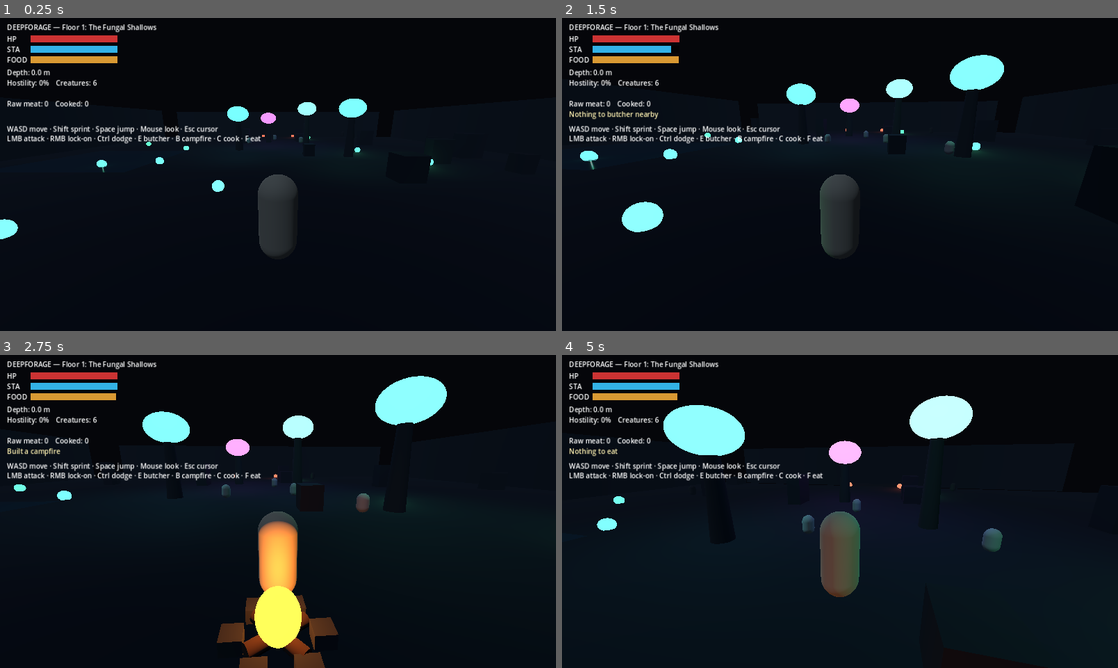
Above: before the commit, frames 1-4 (two rows, left to right).
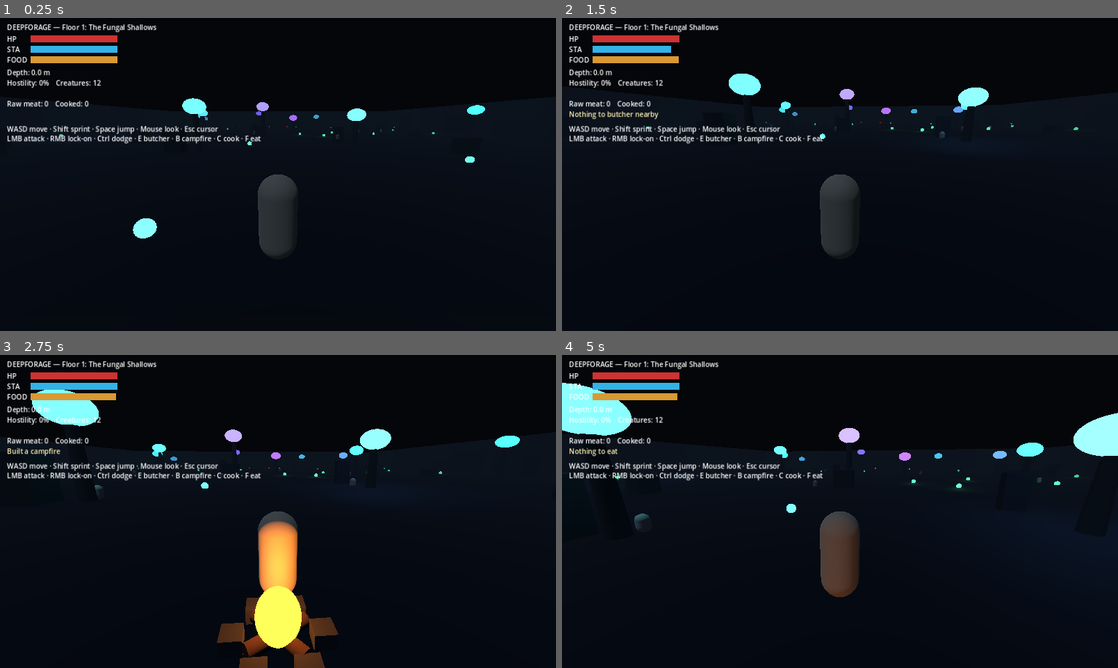
Above: after the commit, the same moments.

Repository: damienlangton70-hash/Ecosystem_dungeon
Game: Godot game, scene res://src/game/Main.tscn
Two runs of this game, one before a commit and one after it. Both use one fixed random seed, a clock stepped at 60 frames per second and the inputs below.
Inputs (mouse positions are in pixels of both pictures, inside the frame that each line leads up to):
- Up to frame 1 (0.25 s): no input
- Up to frame 2 (1.5 s): tap Enter at 0.5 s; move the mouse to (867, 174) at 0.52 s; hold W from 0.53 s (still down); tap Ctrl at 0.6 s; click (867, 174) at 0.67 s; tap Space at 0.77 s; move the mouse to (812, 174) at 1.27 s; tap E at 1.35 s
- Up to frame 3 (2.75 s): keep holding W; tap Space at 1.52 s; move the mouse to (289, 505) at 2.02 s; tap B at 2.1 s
- Up to frame 4 (5 s): keep holding W; move the mouse to (834, 517) at 2.77 s; tap C at 2.85 s; click (834, 517) at 2.92 s; tap Space at 3.02, 3.77, 4.52 s; move the mouse to (878, 514) at 3.52 s; tap F at 3.6 s; move the mouse to (795, 508) at 4.27 s; tap Shift at 4.35 s

The runs differ from the first frame. In frame 1, 1.7% of the frame differs, in the area x 0-88%, y 19-71%; in frame 2, 3.3%; in frame 3, 4.7%; in frame 4, 7.8%, in the area x 0-100%, y 8-77%.

Commit message:
world: enlarge Floor 1 to a ~160x150 cavern; spread grove/pools/ridge; more creatures

Diff:
--- a/src/game/Main.gd
+++ b/src/game/Main.gd
@@ -171,49 +171,74 @@
 func _build_floor1() -> void:
     var rng := RandomNumberGenerator.new()
     rng.randomize()
-    # Main floor (top surface at y=0, spans z -24..36).
-    _add_box(Vector3(0, -0.5, 6), Vector3(64, 1, 60), Color(0.13, 0.13, 0.15))
-    # Perimeter walls.
-    _add_box(Vector3(0, 3, -34), Vector3(64, 8, 1), Color(0.10, 0.10, 0.12))
-    _add_box(Vector3(0, 3, 36), Vector3(64, 8, 1), Color(0.10, 0.10, 0.12))
-    _add_box(Vector3(-32, 3, 6), Vector3(1, 8, 60), Color(0.10, 0.10, 0.12))
-    _add_box(Vector3(32, 3, 6), Vector3(1, 8, 60), Color(0.10, 0.10, 0.12))
+    # Large main cavern floor. Top surface at y=0, spans x[-80,80], z[-60,90].
+    _add_box(Vector3(0, -0.5, 15), Vector3(160, 1, 150), Color(0.13, 0.13, 0.15))
+    # Perimeter walls (tall, to read as a cavern).
+    _add_box(Vector3(0, 5, 90), Vector3(160, 12, 1), Color(0.10, 0.10, 0.12))     # front
+    _add_box(Vector3(0, 5, -74), Vector3(160, 12, 1), Color(0.10, 0.10, 0.12))    # back (behind descent)
+    _add_box(Vector3(-80, 5, 8), Vector3(1, 12, 164), Color(0.10, 0.10, 0.12))    # left
+    _add_box(Vector3(80, 5, 8), Vector3(1, 12, 164), Color(0.10, 0.10, 0.12))     # right
     # Entrance lip near spawn.
-    _add_box(Vector3(0, 0.6, 33), Vector3(12, 1.2, 2), Color(0.16, 0.15, 0.15))
-    # Fungal grove.
-    _add_glowcap(Vector3(-6, 0, 2), 5.0, Color(0.25, 0.75, 0.85))
-    _add_glowcap(Vector3(5, 0, -3), 6.0, Color(0.35, 0.55, 0.95))
-    _add_glowcap(Vector3(-2, 0, -10), 4.5, Color(0.55, 0.35, 0.90))
-    _add_glowcap(Vector3(9, 0, 8), 5.5, Color(0.25, 0.80, 0.70))
-    # Water pool (west).
-    _add_water(Vector3(-20, 0.08, 10), Vector2(13, 13))
-    # Cover rocks.
-    for i in range(12):
-        var px := rng.randf_range(-28, 28)
-        var pz := rng.randf_range(-22, 30)
-        var h := rng.randf_range(1.2, 3.0)
-        _add_box(Vector3(px, h * 0.5, pz), Vector3(rng.randf_range(1.0, 2.5), h, rng.randf_range(1.0, 2.5)), Color(0.14, 0.13, 0.14))
-    # Glow fungus scatter.
-    for i in range(10):
-        _add_glow_spot(Vector3(rng.randf_range(-28, 28), 0.3, rng.randf_range(-22, 30)), Color(0.30, 0.80, 0.60))
-    # Descent shaft (far -z, reachable off the floor edge).
+    _add_box(Vector3(0, 0.6, 84), Vector3(18, 1.2, 2), Color(0.16, 0.15, 0.15))
+
+    # Glowcap pillar-trees spread across the whole cavern (position, height, glow).
+    var caps := [
+        [Vector3(-12, 0, 55), 6.0, Color(0.25, 0.75, 0.85)],
+        [Vector3(14, 0, 48), 5.0, Color(0.30, 0.60, 0.95)],
+        [Vector3(-4, 0, 30), 7.5, Color(0.45, 0.40, 0.95)],
+        [Vector3(24, 0, 22), 5.5, Color(0.25, 0.80, 0.70)],
+        [Vector3(-26, 0, 12), 6.5, Color(0.30, 0.70, 0.90)],
+        [Vector3(6, 0, 2), 5.0, Color(0.55, 0.35, 0.90)],
+        [Vector3(-36, 0, -8), 6.0, Color(0.25, 0.78, 0.82)],
+        [Vector3(32, 0, -6), 5.5, Color(0.35, 0.55, 0.95)],
+        [Vector3(-10, 0, -26), 7.5, Color(0.45, 0.40, 0.92)],
+        [Vector3(22, 0, -36), 6.0, Color(0.28, 0.72, 0.86)],
+        [Vector3(-44, 0, -42), 5.0, Color(0.30, 0.66, 0.90)],
+        [Vector3(48, 0, 34), 6.5, Color(0.24, 0.80, 0.74)],
+    ]
+    for c in caps:
+        _add_glowcap(c[0], c[1], c[2])
+
+    # Two water pools.
+    _add_water(Vector3(-52, 0.08, 32), Vector2(30, 30))
+    _add_water(Vector3(40, 0.08, -32), Vector2(22, 22))
+
+    # A rocky ridge along the east wall — a landmark to navigate by.
+    for i in range(8):
+        var rz := -52.0 + float(i) * 13.0
+        var rh := rng.randf_range(3.0, 7.5)
+        _add_box(Vector3(64.0 + rng.randf_range(-4, 4), rh * 0.5, rz), Vector3(rng.randf_range(3, 6), rh, rng.randf_range(3, 6)), Color(0.15, 0.14, 0.14))
+
+    # Cover rocks scattered widely (a safe-ish clearing kept near the entrance).
+    for i in range(36):
+        var px := rng.randf_range(-74, 74)
+        var pz := rng.randf_range(-56, 78)
+        if Vector2(px, pz).distance_to(Vector2(0, 82)) < 10.0:
+            continue
+        var h := rng.randf_range(1.2, 3.6)
+        _add_box(Vector3(px, h * 0.5, pz), Vector3(rng.randf_range(1.0, 3.0), h, rng.randf_range(1.0, 3.0)), Color(0.14, 0.13, 0.14))
+
+    # Glow fungus scatter (emissive + light).
+    for i in range(22):
+        _add_glow_spot(Vector3(rng.randf_range(-74, 74), 0.3, rng.randf_range(-56, 80)), Color(0.30, 0.80, 0.60))
+
     _build_descent()
 
 func _build_descent() -> void:
-    # Lower landing beyond the floor edge (floor ends at z=-24).
-    _add_box(Vector3(0, -3.0, -30), Vector3(16, 1, 9), Color(0.05, 0.05, 0.06))
-    # Ramp bridging floor edge (z=-24, y=0) down to the landing.
-    var ramp := _add_box(Vector3(0, -1.4, -25.5), Vector3(8, 0.6, 6), Color(0.10, 0.09, 0.10))
+    # Lower landing beyond the floor's back edge (floor ends at z=-60).
+    _add_box(Vector3(0, -3.0, -67), Vector3(26, 1, 16), Color(0.05, 0.05, 0.06))
+    # Ramp bridging floor edge (z=-60, y=0) down to the landing.
+    var ramp := _add_box(Vector3(0, -1.5, -61), Vector3(12, 0.6, 9), Color(0.10, 0.09, 0.10))
     ramp.rotation.x = deg_to_rad(24)
     # Warning-glow markers at the lip.
-    _add_glow_spot(Vector3(-4, 0.3, -23), Color(0.90, 0.40, 0.30))
-    _add_glow_spot(Vector3(4, 0.3, -23), Color(0.90, 0.40, 0.30))
+    _add_glow_spot(Vector3(-6, 0.3, -58), Color(0.90, 0.40, 0.30))
+    _add_glow_spot(Vector3(6, 0.3, -58), Color(0.90, 0.40, 0.30))
     # Trigger.
     var area := Area3D.new()
-    area.position = Vector3(0, -2.0, -31)
+    area.position = Vector3(0, -2.0, -68)
     var cs := CollisionShape3D.new()
     var bs := BoxShape3D.new()
-    bs.size = Vector3(16, 5, 9)
+    bs.size = Vector3(26, 5, 16)
     cs.shape = bs
     area.add_child(cs)
     add_child(area)
@@ -225,15 +250,17 @@
 
 func _spawn_player() -> void:
     _player = Player.new()
-    _player.position = Vector3(0, 2, 30)
+    _player.position = Vector3(0, 2, 82)
     add_child(_player)
 
 func _spawn_creatures() -> void:
-    var prey := [Vector3(-5, 1, 0), Vector3(4, 1, -2), Vector3(-1, 1, -7), Vector3(10, 1, 6)]
+    var prey := [Vector3(-15, 1, 52), Vector3(12, 1, 44), Vector3(-6, 1, 30), Vector3(24, 1, 24),
+                 Vector3(-30, 1, 12), Vector3(34, 1, 18), Vector3(4, 1, -6), Vector3(-20, 1, -22)]
     for p in prey:
         _spawn_creature(p, "mosslamb", "Mosslamb", false, 26.0, 3.0, 0.0, 9.0, Color(0.82, 0.80, 0.72), 1.1)
-    _spawn_creature(Vector3(-18, 1, -14), "ashjackal", "Ashjackal", true, 42.0, 4.3, 9.0, 12.0, Color(0.26, 0.24, 0.22), 1.2)
-    _spawn_creature(Vector3(16, 1, -16), "ashjackal", "Ashjackal", true, 42.0, 4.3, 9.0, 12.0, Color(0.26, 0.24, 0.22), 1.2)
+    var preds := [Vector3(-46, 1, -34), Vector3(46, 1, -38), Vector3(0, 1, -48), Vector3(-54, 1, 38)]
+    for q in preds:
+        _spawn_creature(q, "ashjackal", "Ashjackal", true, 42.0, 4.3, 9.0, 12.0, Color(0.26, 0.24, 0.22), 1.2)
 
 func _spawn_creature(pos: Vector3, id: String, dn: String, predator: bool, hp: float, spd: float, dmg: float, det: float, col: Color, hgt: float) -> void:
     var c := Creature.new()
